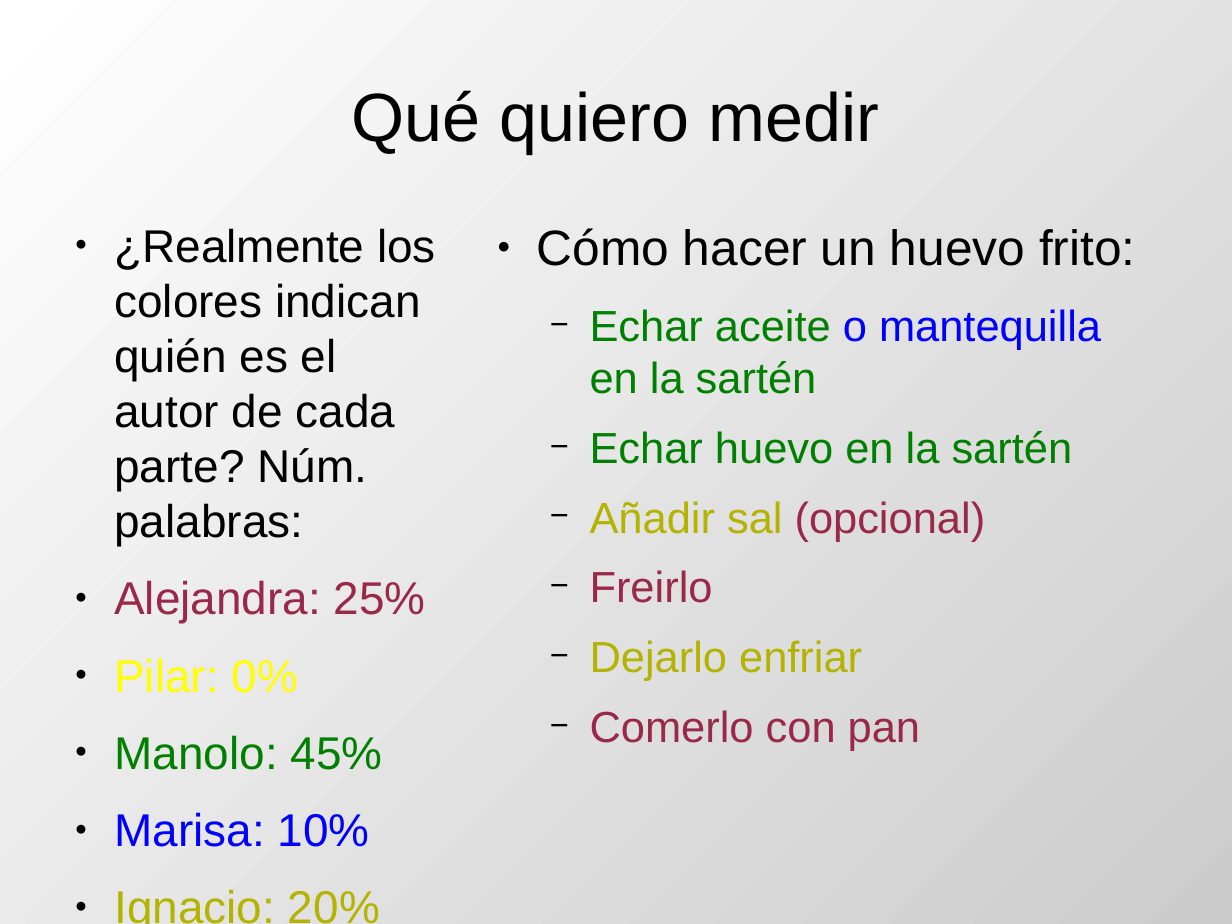
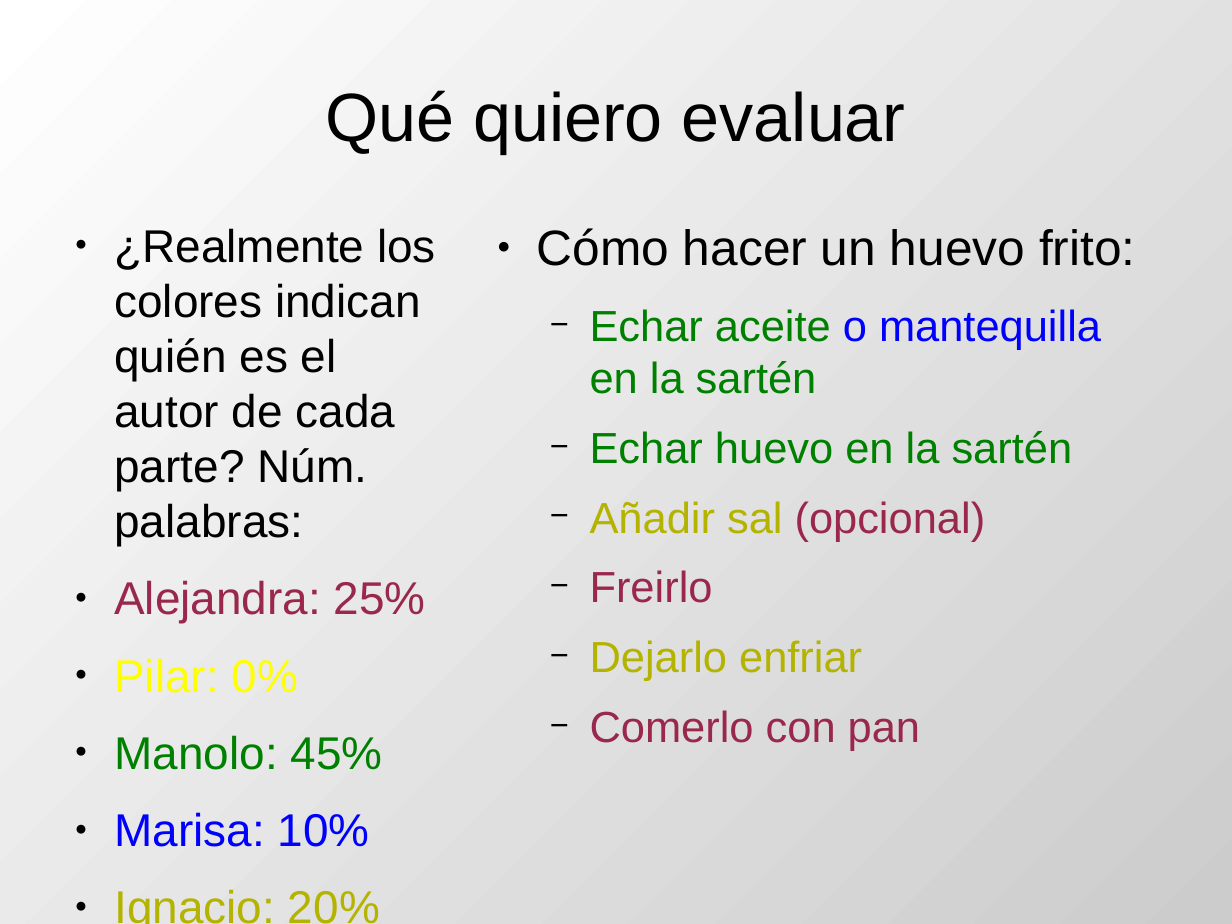
Before and after one commit to DrPantera/wikis4education, a slide deck: slide 15 of uca-2014/tema-5-IntroEvaluacionWikis.odp. Drawn at 1232x924 pixels with LibreOffice and Linux fonts; fonts in the diff are those of the drawing. Boxes give left, top, right and bottom in pixels: in the first picture for what was removed or moved away, otherwise in the second. Text is boxed around its words. In the diff, an @@ line names an element or a change of style, - is before the commit and + after.

Commit message:
pregnta quien evalua compet objetivam

```diff
--- a/uca-2014/tema-5-IntroEvaluacionWikis.odp
+++ b/uca-2014/tema-5-IntroEvaluacionWikis.odp
@@ title at box(325, 90, 906, 153): text changed @@
-Qué quiero medir
+Qué quiero evaluar
```
Also in this commit, not shown: 17 other slides changed, 2 slides added, 1 other file.
